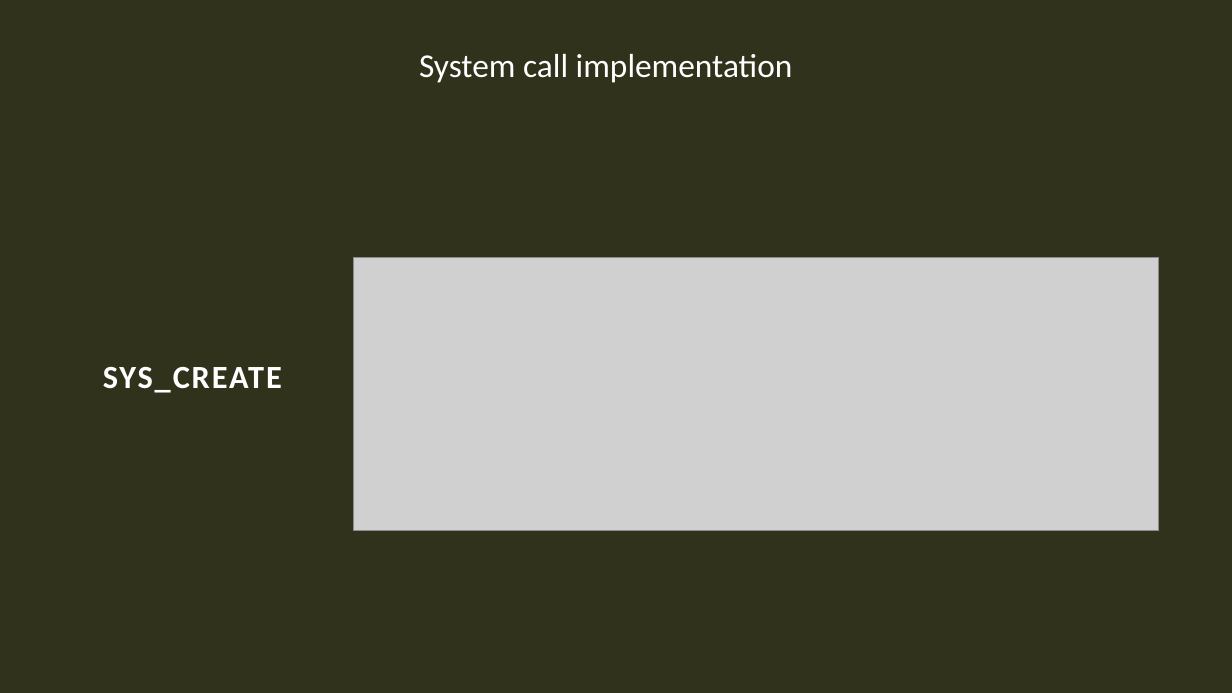
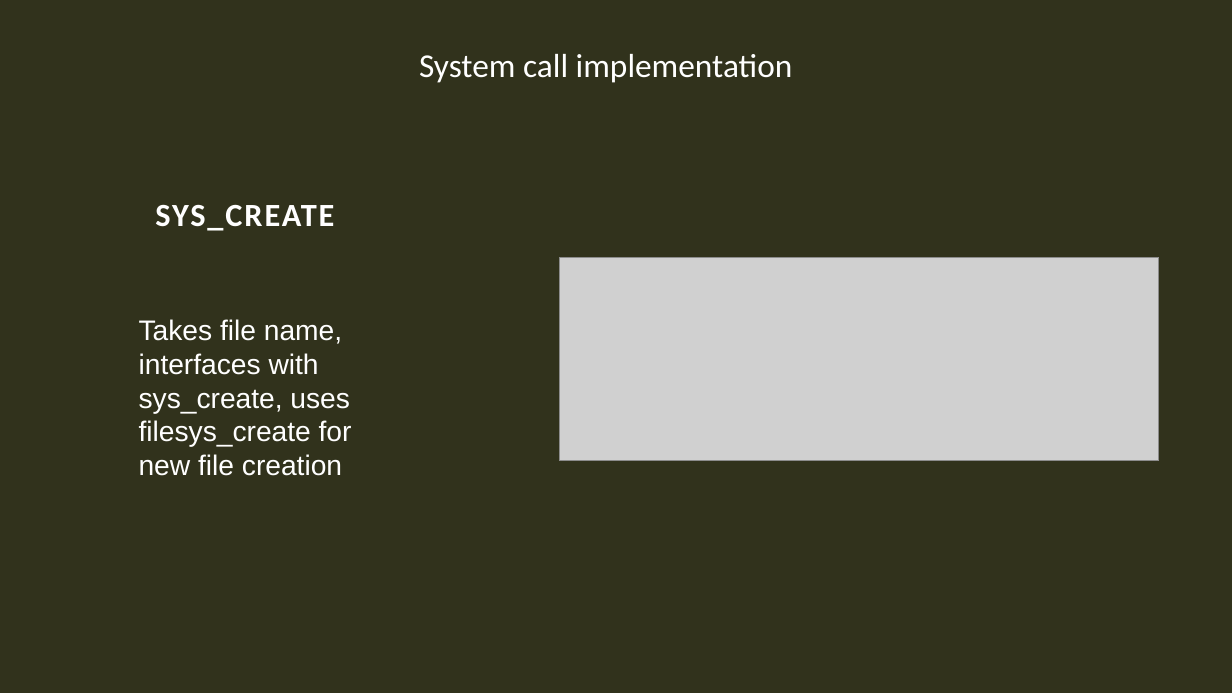
Before and after one commit to Bitna0403/pintos, a slide deck: slide 7 of pintos_ppt.pptx. Drawn at 1232x693 pixels with LibreOffice and Linux fonts; fonts in the diff are those of the drawing; grey boxes stand for pictures. Boxes give left, top, right and bottom in pixels: in the first picture for what was removed or moved away, otherwise in the second. Text is boxed around its words. In the diff, an @@ line names an element or a change of style, - is before the commit and + after.

```diff
--- a/pintos_ppt.pptx
+++ b/pintos_ppt.pptx
@@ title "SYS_CREATE": place and size @@
-title "SYS_CREATE" at (103,367,282,393)
+title "SYS_CREATE" at (155,205,334,231)
@@ picture: place and size @@
-picture at (354,257,1159,531)
+picture at (559,257,1159,461)
@@ text added at (139,319,352,476), 22 pt, text #FFFFFF @@
+Takes file name, interfaces with sys_create, uses filesys_create for new file creation
```
Also in this commit, not shown: 2 other slides changed, 2 slides added, 1 slide removed.
